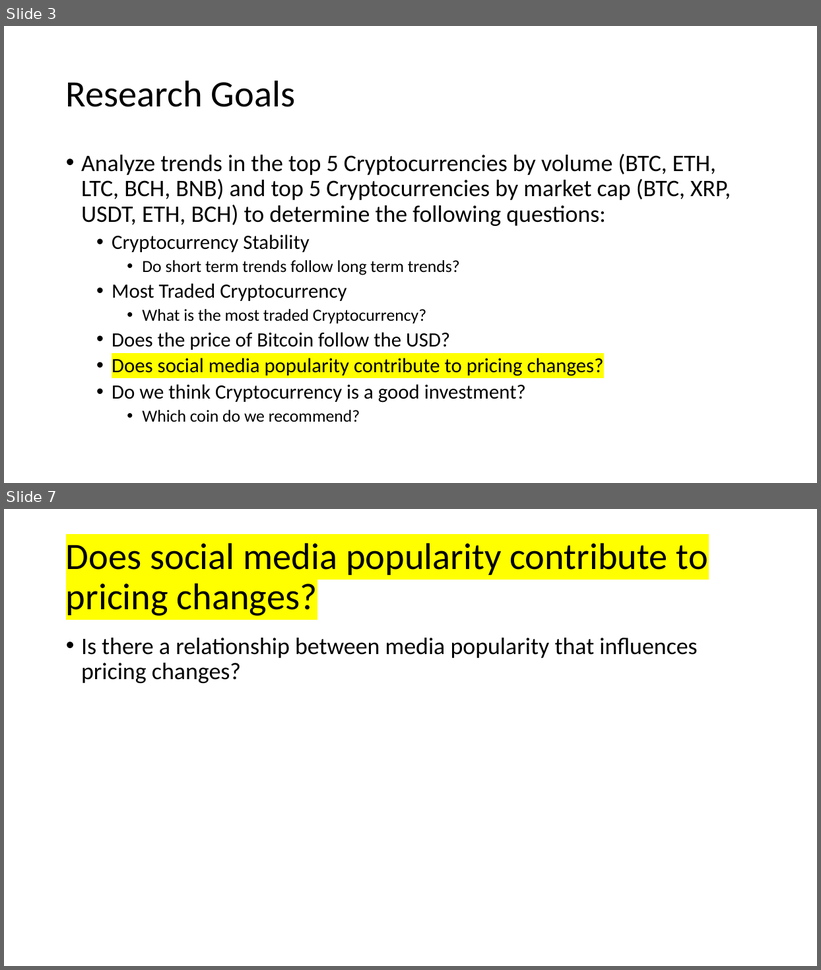
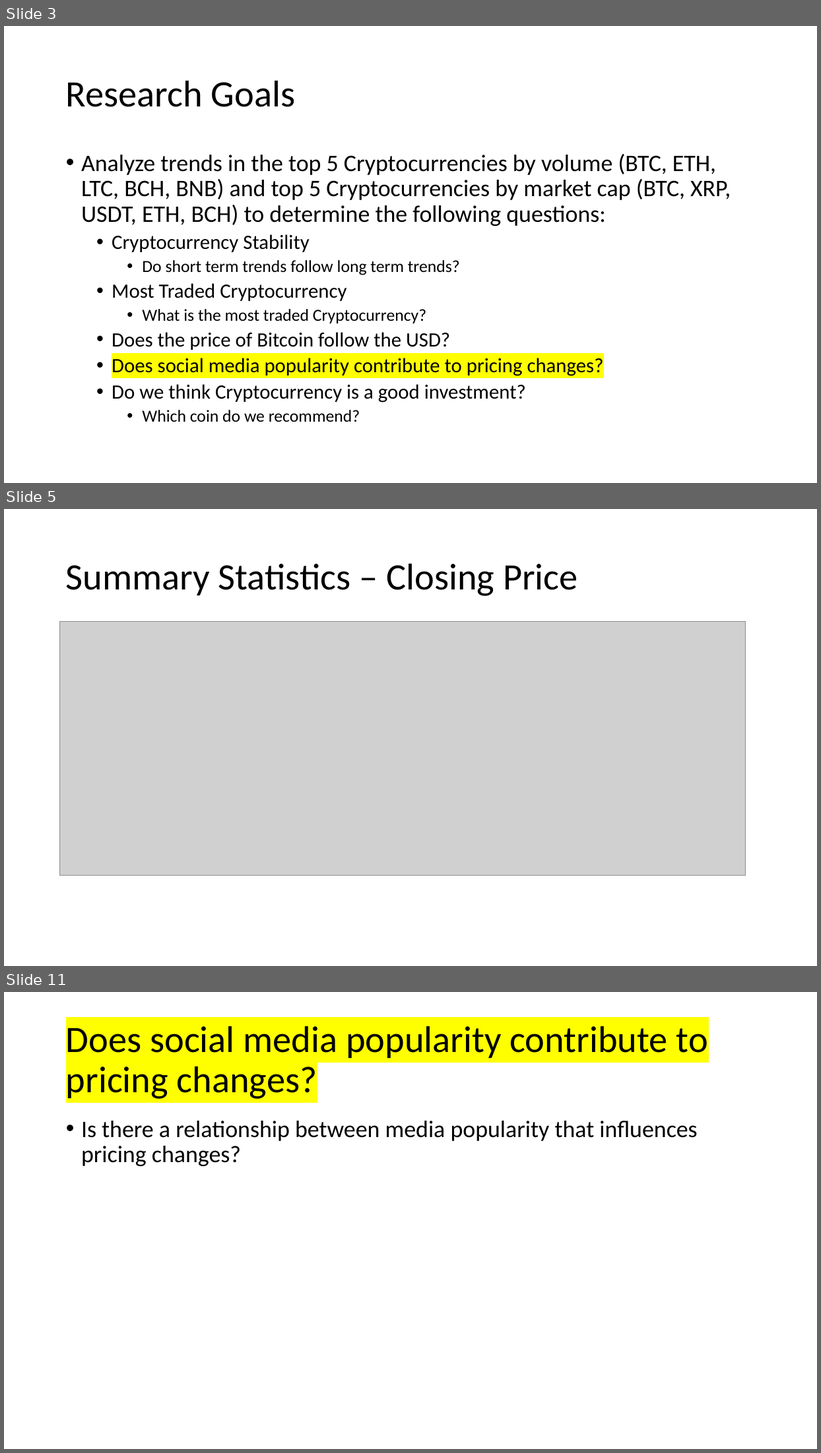
Before and after one commit to sarahheavner/Project1, a slide deck: Cryptocurrency_Presentation.pptx. Shown one above the other, each under a label of ours: slides 3 and 7 before the commit, slides 3, 5 and 11 after it; the slides between them are not shown. The pictures are 821x970 and 821x1453 pixels, drawn with LibreOffice and Linux fonts; fonts in the diff are those of the drawing; grey boxes stand for pictures. Boxes give left, top, right and bottom in pixels: in the first picture for what was removed or moved away, otherwise in the second. Text is boxed around its words. In the diff, an @@ line names an element or a change of style, - is before the commit and + after.

```diff
--- a/Cryptocurrency_Presentation.pptx
+++ b/Cryptocurrency_Presentation.pptx
@@ slide 5 added at box(4, 509, 817, 966), background #FFFFFF @@
@@ title added at box(66, 563, 578, 596), 44 pt, text #000000 @@
+Summary Statistics – Closing Price
@@ picture added at box(60, 622, 746, 876) @@
@@ what was slide 7 is now slide 11 @@
```
Also in this commit, not shown: 4 slides changed, 3 other slides added, 1 other file.
